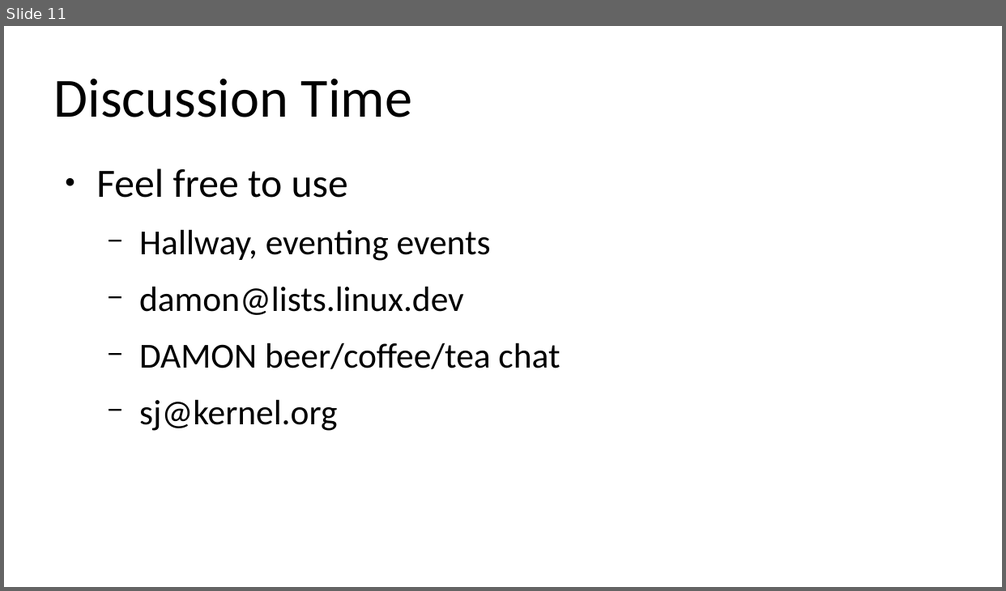
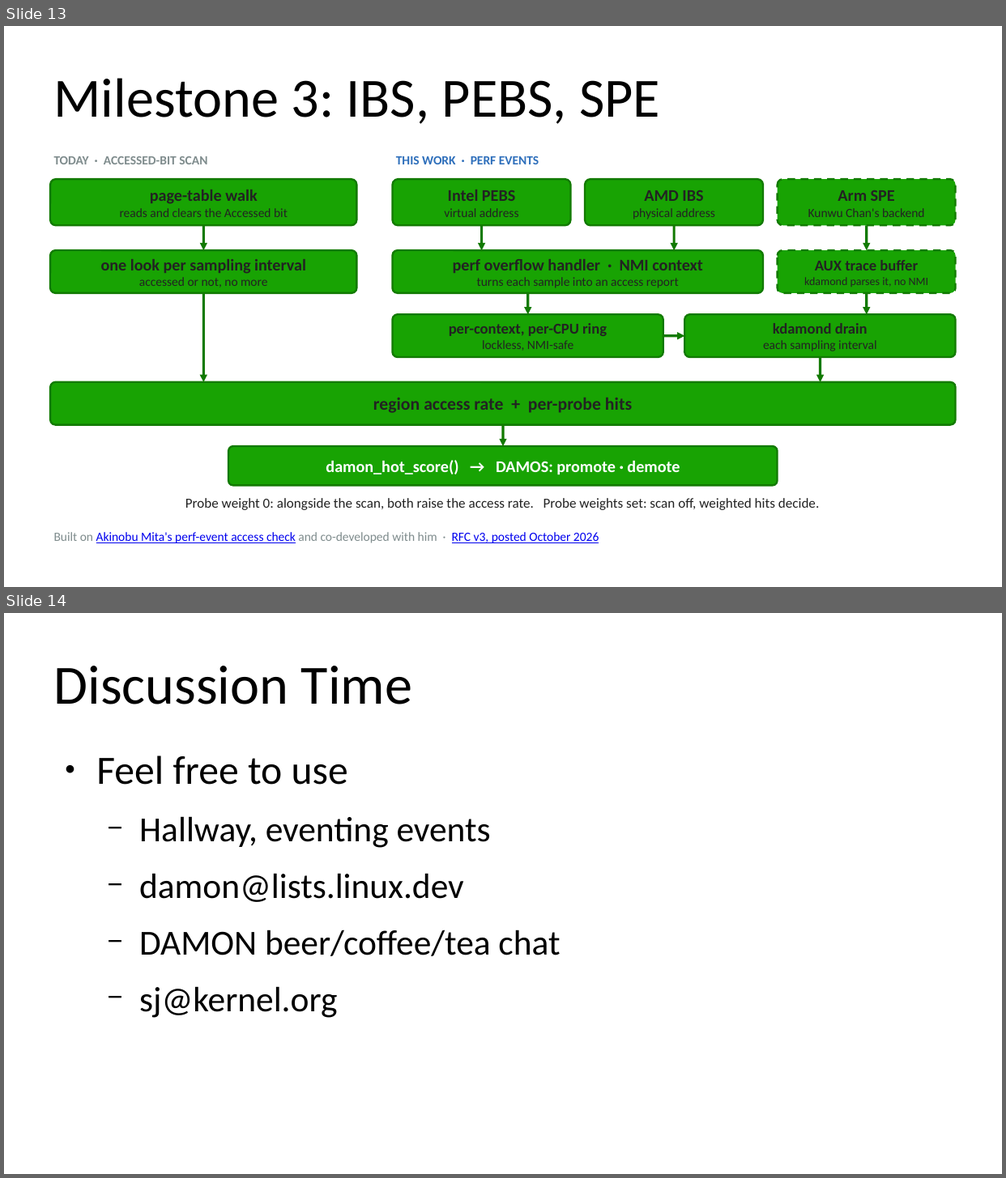
Before and after one commit to damonitor/talks, a slide deck: 2026/lpc/damon_nano_conf/damon_extension.odp. Shown one above the other, each under a label of ours: slide 11 before the commit, slides 13 and 14 after it. The pictures are 1006x591 and 1006x1178 pixels, drawn with LibreOffice and Linux fonts; fonts in the diff are those of the drawing. Boxes give left, top, right and bottom in pixels: in the first picture for what was removed or moved away, otherwise in the second. Text is boxed around its words. In the diff, an @@ line names an element or a change of style, - is before the commit and + after.

```diff
--- a/2026/lpc/damon_nano_conf/damon_extension.odp
+++ b/2026/lpc/damon_nano_conf/damon_extension.odp
@@ slide 13 added at (4, 26, 1002, 587), background #FFFFFF @@
@@ title added at (54, 78, 660, 124), 44 pt, text #000000 @@
+Milestone 3: IBS, PEBS, SPE
@@ text added at (54, 156, 207, 165), 10 pt, text #7F8C8D, bold @@
+TODAY · ACCESSED-BIT SCAN
@@ text added at (396, 156, 539, 165), 10 pt, text #2E6FBB, bold @@
+THIS WORK · PERF EVENTS
@@ rounded rectangle added at (50, 179, 357, 225), fill #18A303, outline #127A02 1.5 pt, 10 pt, text #222222 @@
+page-table walk
+reads and clears the Accessed bit
@@ rounded rectangle added at (393, 179, 571, 225), fill #18A303, outline #127A02 1.5 pt, 10 pt, text #222222 @@
+Intel PEBS
+virtual address
@@ rounded rectangle added at (586, 179, 764, 225), fill #18A303, outline #127A02 1.5 pt, 10 pt, text #222222 @@
+AMD IBS
+physical address
@@ rounded rectangle added at (778, 179, 956, 225), fill #18A303, outline #127A02 1.5 pt dashed, 10 pt, text #222222 @@
+Arm SPE
+Kunwu Chan's backend
@@ arrow added from (203, 225) to (203, 250), #127A02 2.01 pt @@
@@ arrow added from (482, 225) to (482, 250), #127A02 2.01 pt @@
@@ arrow added from (674, 225) to (674, 250), #127A02 2.01 pt @@
@@ arrow added from (867, 225) to (867, 250), #127A02 2.01 pt @@
@@ rounded rectangle added at (50, 250, 357, 293), fill #18A303, outline #127A02 1.5 pt, 13 pt, text #222222, bold @@
+one look per sampling interval
+accessed or not, no more
@@ rounded rectangle added at (393, 250, 763, 293), fill #18A303, outline #127A02 1.5 pt, 10 pt, text #222222 @@
+perf overflow handler · NMI context
+turns each sample into an access report
@@ rounded rectangle added at (778, 250, 956, 293), fill #18A303, outline #127A02 1.5 pt dashed, 9 pt, text #222222 @@
+AUX trace buffer
+kdamond parses it, no NMI
@@ arrow added from (203, 293) to (203, 382), #127A02 2.01 pt @@
@@ rounded rectangle added at (393, 315, 663, 357), fill #18A303, outline #127A02 1.5 pt, 12 pt, text #222222, bold @@
+per-context, per-CPU ring
+lockless, NMI-safe
@@ arrow added from (528, 293) to (528, 315), #127A02 2.01 pt @@
@@ rounded rectangle added at (685, 315, 956, 357), fill #18A303, outline #127A02 1.5 pt, 10 pt, text #222222 @@
+kdamond drain
+each sampling interval
@@ arrow added from (867, 293) to (867, 315), #127A02 2.01 pt @@
@@ arrow added from (663, 335) to (685, 336), #127A02 2.01 pt @@
@@ arrow added from (820, 357) to (820, 382), #127A02 2.01 pt @@
@@ rounded rectangle added at (50, 382, 956, 425), fill #18A303, outline #127A02 1.5 pt, 14 pt, text #222222, bold @@
+region access rate + per-probe hits
@@ arrow added from (503, 425) to (503, 447), #127A02 2.01 pt @@
@@ rounded rectangle added at (228, 446, 778, 485), fill #18A303, outline #127A02 1.5 pt, 13 pt, text #FFFFFF, bold @@
+damon_hot_score() → DAMOS: promote · demote
@@ text added at (185, 498, 819, 510), 11 pt, text #222222 @@
+Probe weight 0: alongside the scan, both raise the access rate. Probe weights set: scan off, weighted hits decide.
@@ text added at (54, 532, 599, 544), 10 pt, text #0000EE, underline @@
+Built on Akinobu Mita's perf-event access check and co-developed with him · RFC v3, posted October 2026
@@ what was slide 11 is now slide 14 @@
```
Also in this commit, not shown: 1 slide changed, 2 other slides added.
